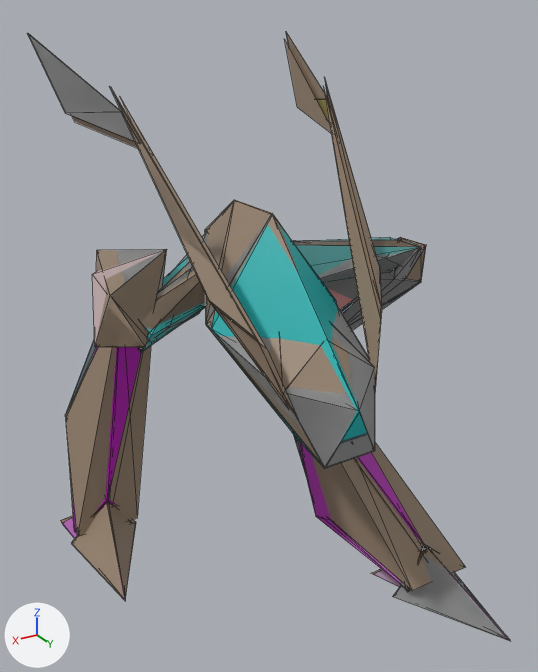
One commit to the glTF model base/cy_goad.glb: the scene before it, then after it.
Rendered twice from a camera (50 mm lens) standing at (5.15, 9.7, 8.59) and looking at (-0.09, 0.96, 4.22). Every picture has the same lights, and +X, +Y and +Z are marked at lower left. The first picture is the older version. Mesh edges are drawn as thin lines. Where no turn or scale is listed for an object, it has been applied to the vertices.

The older version as bpy lines, for what is in view:
```python
me_aux_a1 = bpy.data.meshes.new('Aux_A1')
me_aux_a1.from_pydata([(0.54, -0.57, 0.75), (0.17, -0.03, 0.35), (0.9, -2.57, 3.18), (-0.15, 0.28, -0.58), (0.66, -1.96, 2.29)], [], [(4, 2, 1), (4, 3, 0), (0, 3, 1), (4, 0, 2), (1, 3, 4), (0, 1, 2)])
me_aux_a1.materials.append(mat_cy_goad_5)  # brown #96826e
me_head2 = bpy.data.meshes.new('head2')
me_head2.from_pydata(...)  # 14 vertices, 25 faces; spans x -1.07..1.07, y -2.12..2.12, z -1.77..1.44
# faces by material slot: [4, 16, 5]
me_head2.materials.append(mat_cy_goad_2)  # brown #372d28
me_head2.materials.append(mat_cy_goad_5)  # brown #96826e
me_head2.materials.append(mat_cy_goad_6)  # dark blue #506473
ob_aux_a1 = bpy.data.objects.new('Aux_A1', me_aux_a1)
ob_aux_a1.location = (0.74, 2.34, 4.55)
ob_cockpit = bpy.data.objects.new('cockpit', None)
ob_cockpit.parent = ob_basea1
ob_cockpit.location = (0.0, 0.58, -0.203)
ob_head2 = bpy.data.objects.new('head2', me_head2)
ob_head2.parent = ob_basec16x0
ob_head2.location = (0.00629, 0.0227, -0.000159)
# also in view: 'Aux_D_left3' at (-1.88, -0.79, 7.58); 'head' at (-0.09, 1.09, 4.48); 'Right_Calf3' at (1.68, -1.68, 2.53); 'Left_Calf' at (-1.77, 1.09, 1.78); 'Aux_A3' at (1.04, 1.31, 5.73)
```
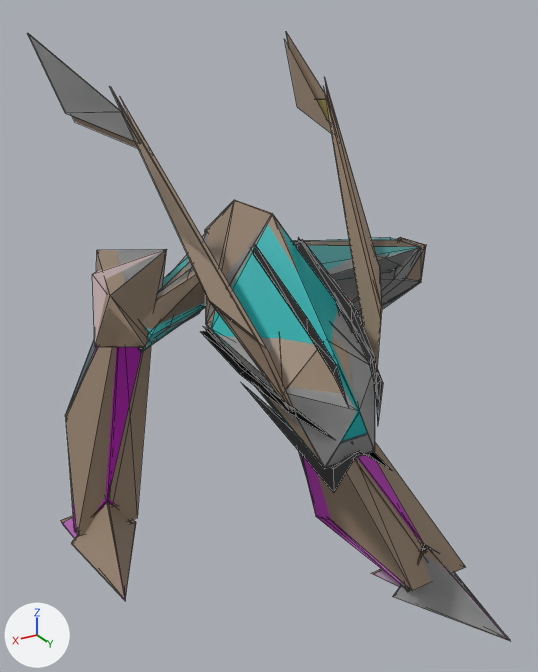
Changed parts and their boxes (x1, y1, x2, y2) in the pictures (538 x 672 px):
'cockpit', now drawn
    after: (201, 237, 392, 492)

Edits to the bpy script that builds the scene:
```text
Add mat_cy_goad_4:
    mat_cy_goad_4 = principled_material('cy_goad.4')
    mat_cy_goad_4.base_color = (0.445, 0.445, 0.445)  # grey #b2b2b2
Add me_cockpit:
    me_cockpit.from_pydata(...)  # 50 vertices, 50 faces; spans x -1.16..1.15, y -0.7..1.73, z -1.41..1.28
    me_cockpit.materials.append(mat_cy_goad_4)  # grey #b2b2b2
Change ob_cockpit:
    ob_cockpit: bpy.data.objects.new('cockpit', None) -> bpy.data.objects.new('cockpit', me_cockpit)
```
